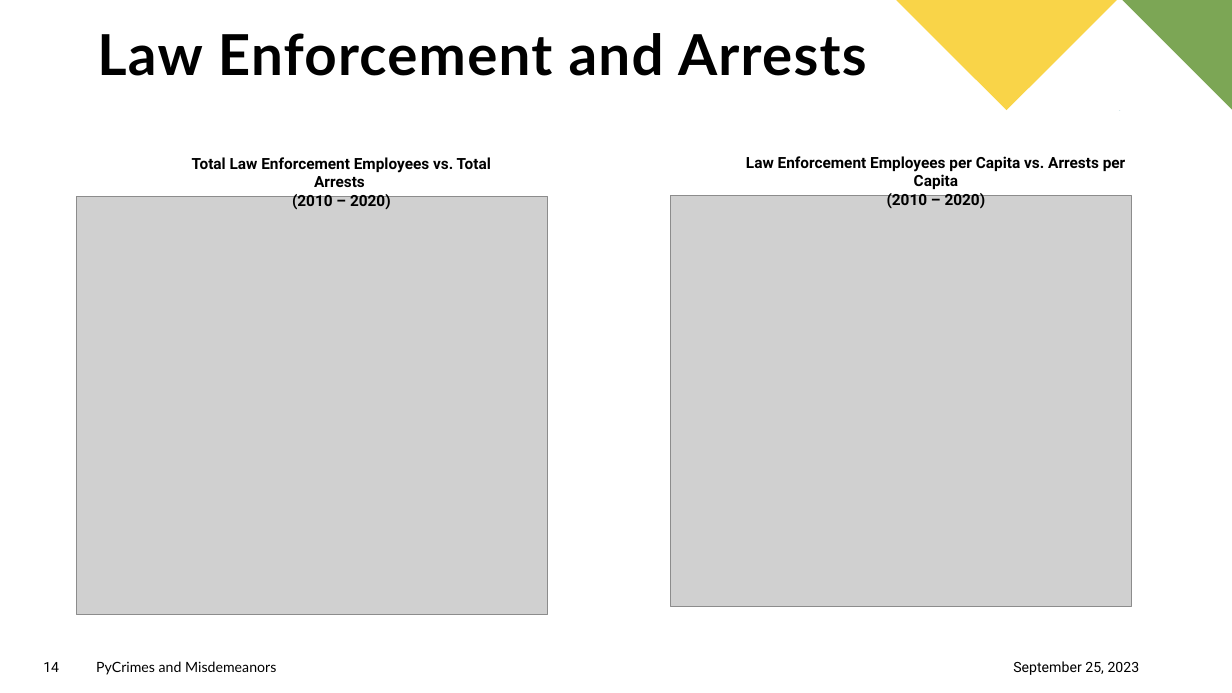
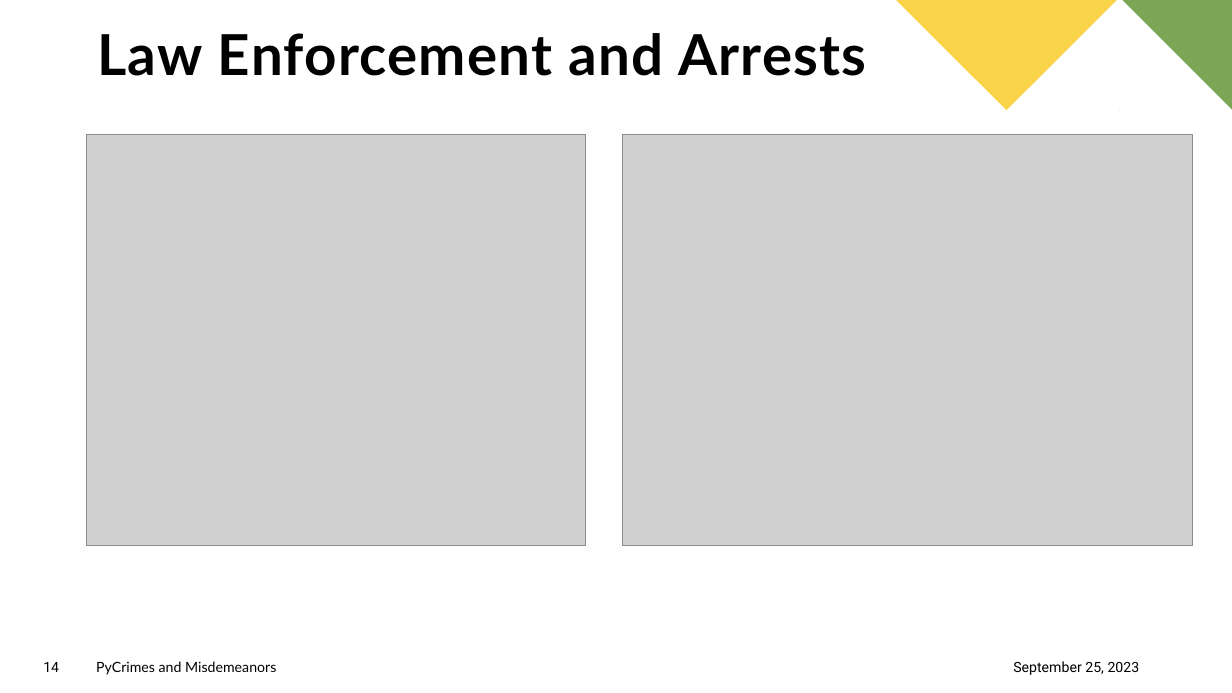
Before and after one commit to S-Bonillas/P1-PyCrimes_and_Misdemeanors, a slide deck: slide 14 of PyCrimes_Final/PyCrimes - Presentation.pptx. Drawn at 1232x693 pixels with LibreOffice and Linux fonts; fonts in the diff are those of the drawing; grey boxes stand for pictures. Boxes give left, top, right and bottom in pixels: in the first picture for what was removed or moved away, otherwise in the second. Text is boxed around its words. In the diff, an @@ line names an element or a change of style, - is before the commit and + after.

```diff
--- a/PyCrimes_Final/PyCrimes - Presentation.pptx
+++ b/PyCrimes_Final/PyCrimes - Presentation.pptx
@@ picture: place and size @@
-picture at [77, 196, 548, 615]
+picture at [87, 135, 586, 546]
@@ picture: place and size @@
-picture at [670, 196, 1131, 607]
+picture at [623, 135, 1192, 546]
@@ text removed at [192, 157, 491, 209] @@
-Total Law Enforcement Employees vs. Total Arrests
-(2010 – 2020)
@@ text removed at [746, 156, 1126, 208] @@
-Law Enforcement Employees per Capita vs. Arrests per Capita
-(2010 – 2020)
```
Also in this commit, not shown: 8 other files.
